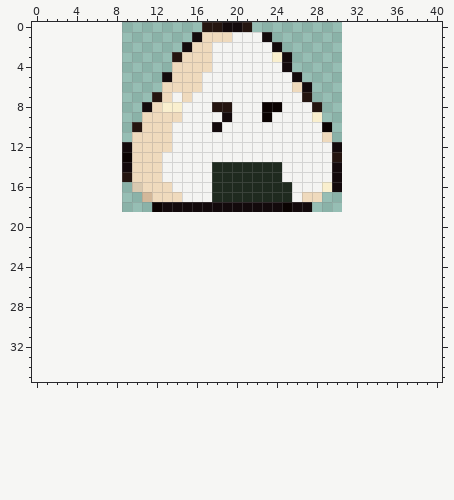
Two versions of one pixel-art file, final/v2/art/src/ase/belt/items/onigiri-grumpy.ase. This is how it looked before the edit.
22x19 pixels, 1 frame. The old version is drawn lined up with the new one, on the new canvas.
After the commit:
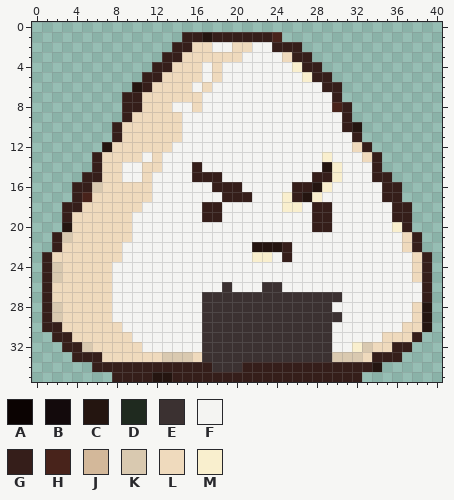
Palette (. is transparent): A #0b0302  B #130a0c  C #241510  D #1f2a1f  E #3b3131  F #f4f4f2  G #351e1a  H #48231b  J #d3b89a  K #d9c9b0  L #efdabd  M #f9efce
Diff:
canvas 22x19 -> 41x36, the old top-left corner now at 9,0
y 0: x 17..21 CCBBC -> .....
y 1: x 15..24 .BLLLFFFB. -> GGCGGGGGGH
y 2: x 14..15 .B -> GG; x 20..21 FF -> LL; x 24..26 B.. -> GGG
y 3: x 13..14 .C -> GG; x 18..20 FFF -> LLL; x 24..27 MB.. -> FLGG
y 4: x 12..13 .. -> GG; x 17..18 LF -> FL; x 25..28 B... -> FMGG
y 5: x 11..13 ..B -> GGL; x 18 F -> L; x 26..29 B... -> FMGG
y 6: x 10..12 ... -> CGL; x 16..17 LF -> FL; x 26..30 LB... -> FFFGG
y 7: x 9..12 ...C -> GGLL; x 14 F -> L; x 16 F -> L; x 27..30 C... -> FFFG
y 8: x 9..11 ..B -> GGL; x 13..14 MM -> LF; x 16 F -> L; x 18..19 CC -> FF; x 23..24 AA -> FF; x 28..31 C... -> FFHG
y 9: x 9..10 .. -> GL; x 19 B -> F; x 23 A -> F; x 28..31 M... -> FFFG
y 10: x 8..10 ..C -> GLL; x 14 F -> L; x 18 B -> F; x 29..32 A... -> FFGC
y 11: x 8..9 .. -> GL; x 14 F -> L; x 29..32 L... -> FFFG
y 12: x 7..9 ..B -> CLL; x 30..33 B... -> FFLG
y 13: x 6..9 ...A -> GLLL; x 11 L -> F; x 29..34 FC.... -> MFFFLG
y 14: x 6..10 ...BL -> GLLFF; x 16 F -> G; x 18..24 DDDDDDD -> FFFFFFF; x 29..34 FB.... -> CMFFFG
y 15: x 5..10 ....CL -> GGLLFF; x 12 L -> F; x 16..24 FFDDDDDDD -> GGGFFFFFF; x 28..35 FFB..... -> GGMFFFGG
y 16: x 4..10 ......K -> GGKLLLL; x 12..13 LL -> FF; x 18..28 DDDDDDDDFFF -> GGGFFFFFGGC; x 30..36 B...... -> FFFFFGG
y 17: x 4..14 .......JLLL -> GHLLLLLLFFF; x 18..36 DDDDDDDDFLL........ -> FGGGFFFMGCMFFFFFFGG
y 18: x 3..37 .........ABBBBBBBBBBBBABB.......... -> GGLLLLLLFFFFFFGGFFFFFFMMFGGFFFFFFGG
y 19: x 3..37 ................................... -> GLLLLLLFFFFFFFGGFFFFFFFFFGGFFFFFFGG
y 20: x 3..37 ................................... -> CLLLLLLFFFFFFFFFFFFFFFFFFGGFFFFFFMG
y 21: x 2..38 ..................................... -> GKLLLLLLFFFFFFFFFFFFFFFFFFFFFFFFFFFLG
y 22: x 2..38 ..................................... -> GLLLLLLFFFFFFFFFFFFFCCCGFFFFFFFFFFFLG
y 23: x 1..39 ....................................... -> GLLLLLLLFFFFFFFFFFFFFMMFGFFFFFFFFFFFFLG
y 24..25: x 1..39 ....................................... -> GKLLLLLFFFFFFFFFFFFFFFFFFFFFFFFFFFFFFLG
y 26: x 1..39 ....................................... -> GLLLLLLFFFFFFFFFFFEFFFEEFFFFFFFFFFFFFFG
y 27: x 1..39 ....................................... -> GLLLLLLFFFFFFFFFEEEEEEEEEEEEEEFFFFFFFFG
y 28: x 1..39 ....................................... -> GKLLLLLFFFFFFFFFEEEEEEEEEEEEEFFFFFFFFLC
y 29: x 1..39 ....................................... -> GKLLLLLFFFFFFFFFEEEEEEEEEEEEEEFFFFFFFLC
y 30: x 1..39 ....................................... -> GGLLLLLLFFFFFFFFEEEEEEEEEEEEEFFFFFFFLLC
y 31: x 2..38 ..................................... -> GGLLLLLLFFFFFFFEEEEEEEEEEEEEFFFFFLLLG
y 32: x 3..37 ................................... -> GGKLLLLLFFFFFFEEEEEEEEEEEEEFFMKLLGG
y 33: x 4..36 ................................. -> GGGLLLLLLKKKLEEEEEEEEEEEEEKKKLGGG
y 34: x 6..34 ............................. -> GGGGGGGGGGGGEEEGGGGGGGGGGGGGC
y 35: x 8..32 ......................... -> GGGGCCGGGGGGGGGGGGGGGGGGG
Pixel boxes of the changes (left, top, right, bottom) in both pictures:
changed: (42, 22, 432, 382)
